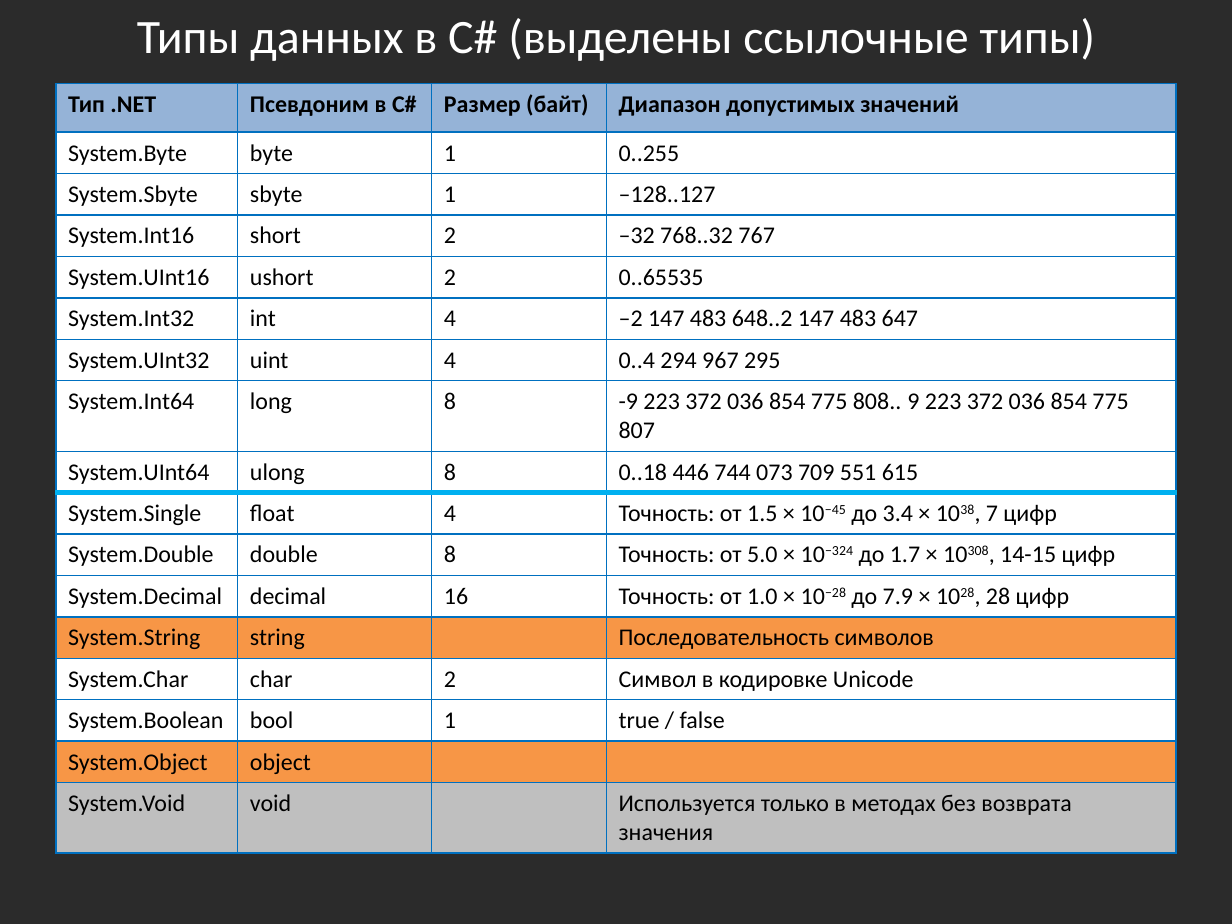
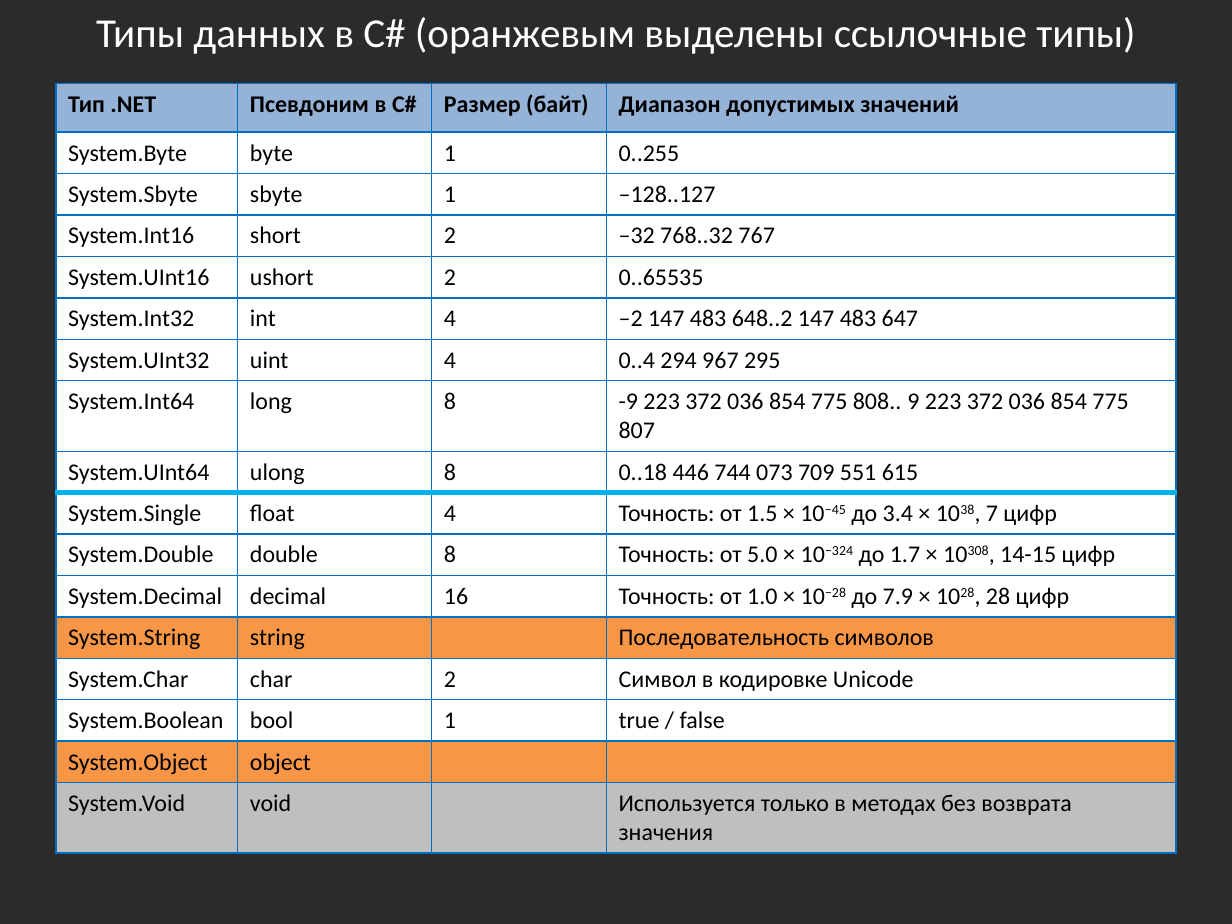
Before and after one commit to bazile/Training, a slide deck: slide 20 of Presentation/lesson-01.pptx (slide 19 before the commit). Drawn at 1232x924 pixels with LibreOffice and Linux fonts; fonts in the diff are those of the drawing; background and template pictures are left out; a plain dark background stands for a picture behind light text. Boxes give left, top, right and bottom in pixels: in the first picture for what was removed or moved away, otherwise in the second. Text is boxed around its words. In the diff, an @@ line names an element or a change of style, - is before the commit and + after.

```diff
--- a/Presentation/lesson-01.pptx
+++ b/Presentation/lesson-01.pptx
@@ text at box(96, 17, 1135, 54): text changed; size 28 to 24 pt @@
-Типы данных в C# (выделены ссылочные типы)
+Типы данных в C# (оранжевым выделены ссылочные типы)
```
Also in this commit, not shown: 1 other slide changed, 1 slide added, 12 other files.
